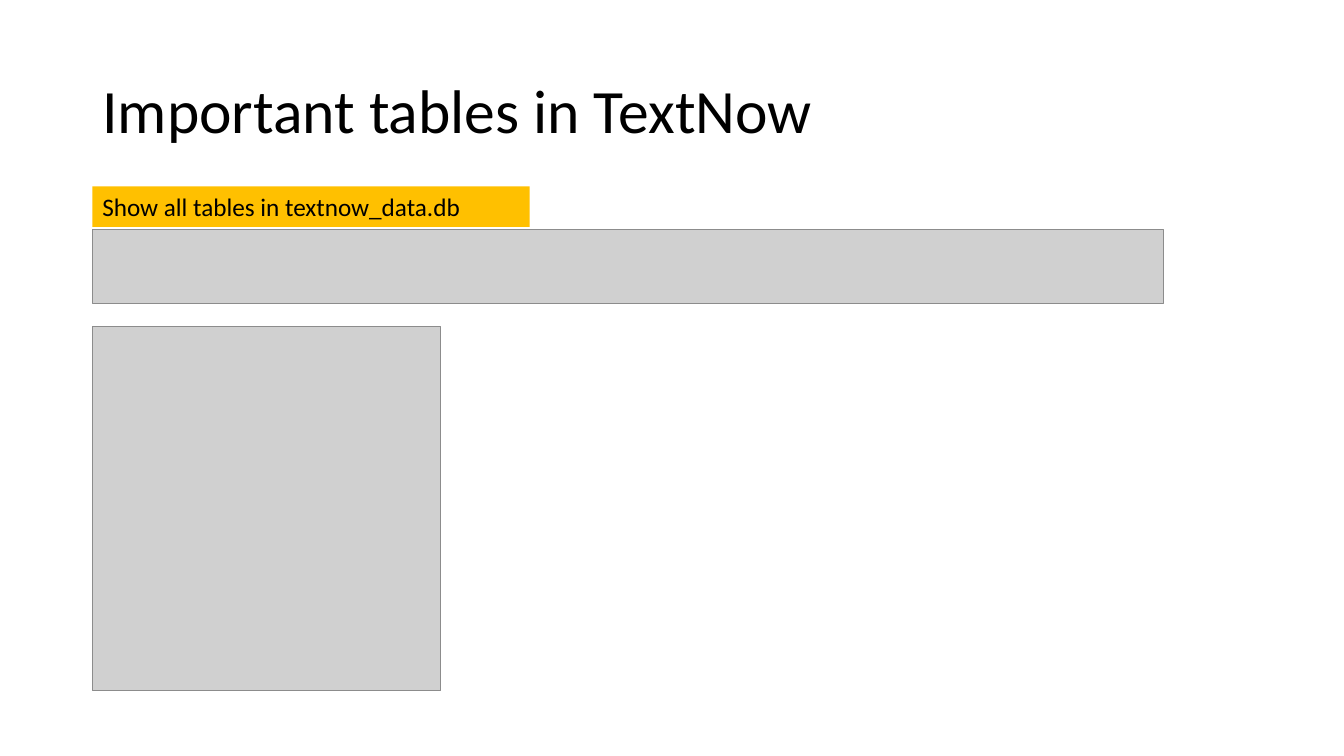
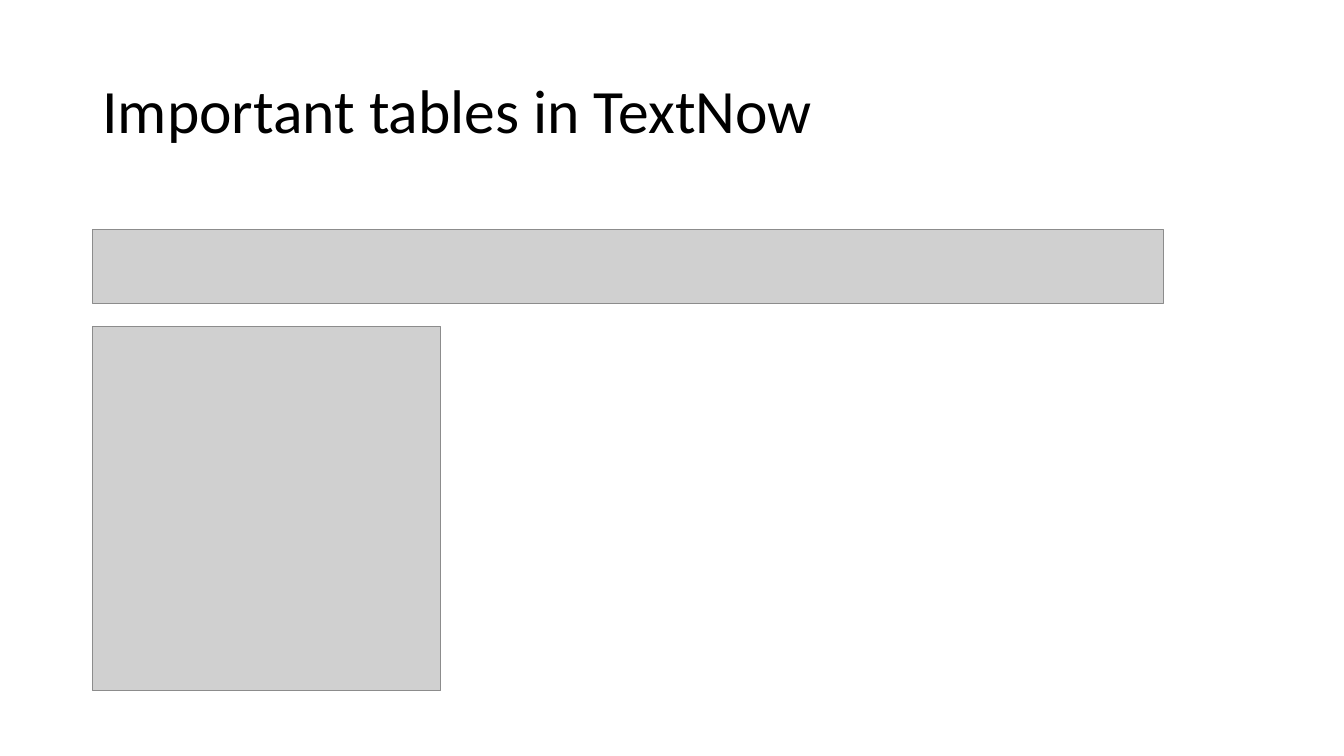
Before and after one commit to frankwxu/digital-forensics-lab, a slide deck: slide 14 of Android10/5_3_2_Third_Party_App_Investigation _textnow.pptx (slide 15 before the commit). Drawn at 1344x756 pixels with LibreOffice and Linux fonts; fonts in the diff are those of the drawing; grey boxes stand for pictures; background and template pictures are left out. Boxes give left, top, right and bottom in pixels: in the first picture for what was removed or moved away, otherwise in the second. Text is boxed around its words. In the diff, an @@ line names an element or a change of style, - is before the commit and + after.

```diff
--- a/Android10/5_3_2_Third_Party_App_Investigation _textnow.pptx
+++ b/Android10/5_3_2_Third_Party_App_Investigation _textnow.pptx
@@ rectangle removed at (x1=93, y1=187, x2=530, y2=227) @@
-Show all tables in textnow_data.db
```
Also in this commit, not shown: 7 other slides changed, 1 slide removed, 1 other file.
